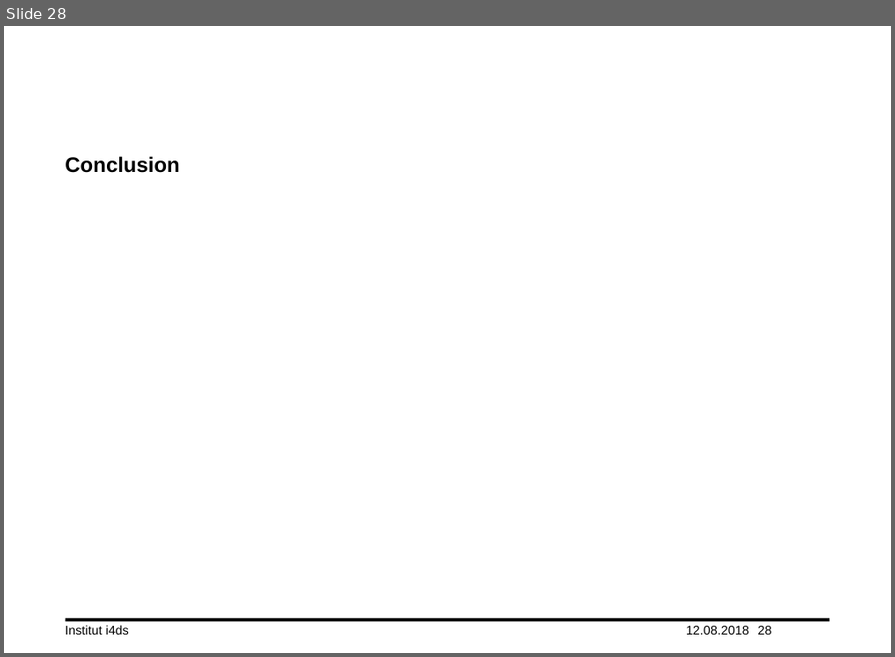
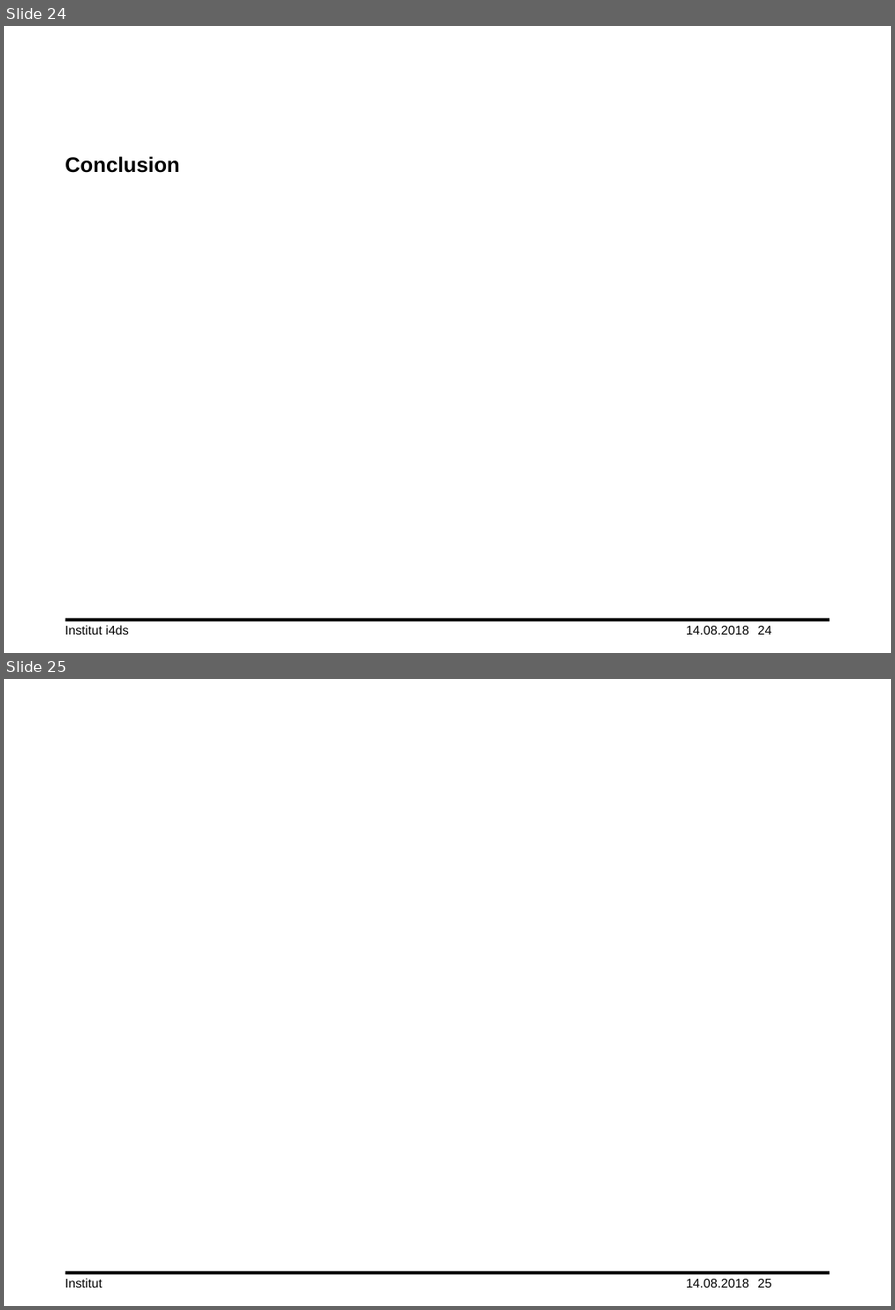
Before and after one commit to lord-blueberry/p7-doc, a slide deck: ppt/praes.pptx. Shown one above the other, each under a label of ours: slide 28 before the commit, slides 24 and 25 after it. The pictures are 895x657 and 895x1310 pixels, drawn with LibreOffice and Linux fonts; fonts in the diff are those of the drawing; background and template pictures are left out. Boxes give left, top, right and bottom in pixels: in the first picture for what was removed or moved away, otherwise in the second. Text is boxed around its words. In the diff, an @@ line names an element or a change of style, - is before the commit and + after.

```diff
--- a/ppt/praes.pptx
+++ b/ppt/praes.pptx
@@ slide 25 added at (4,679,891,1306), background #FFFFFF; not listed: 1 template element that a slide beside it also shows @@
@@ text added at (65,1278,102,1288), 12 pt, text #000000 @@
+Institut
@@ text added at (686,1279,749,1288), 12 pt, text #000000 @@
+14.08.2018
@@ page number added at (758,1279,772,1288), 12 pt, text #000000 @@
+25
@@ what was slide 28 is now slide 24 @@
@@ slide 24 changed as well @@
@@ text at (686,626,749,635): text changed @@
-12.08.2018
+14.08.2018
@@ page number at (758,626,772,635): text changed @@
-28
+24
```
Also in this commit, not shown: 27 other slides changed, 1 other slide added, 2 other files.
